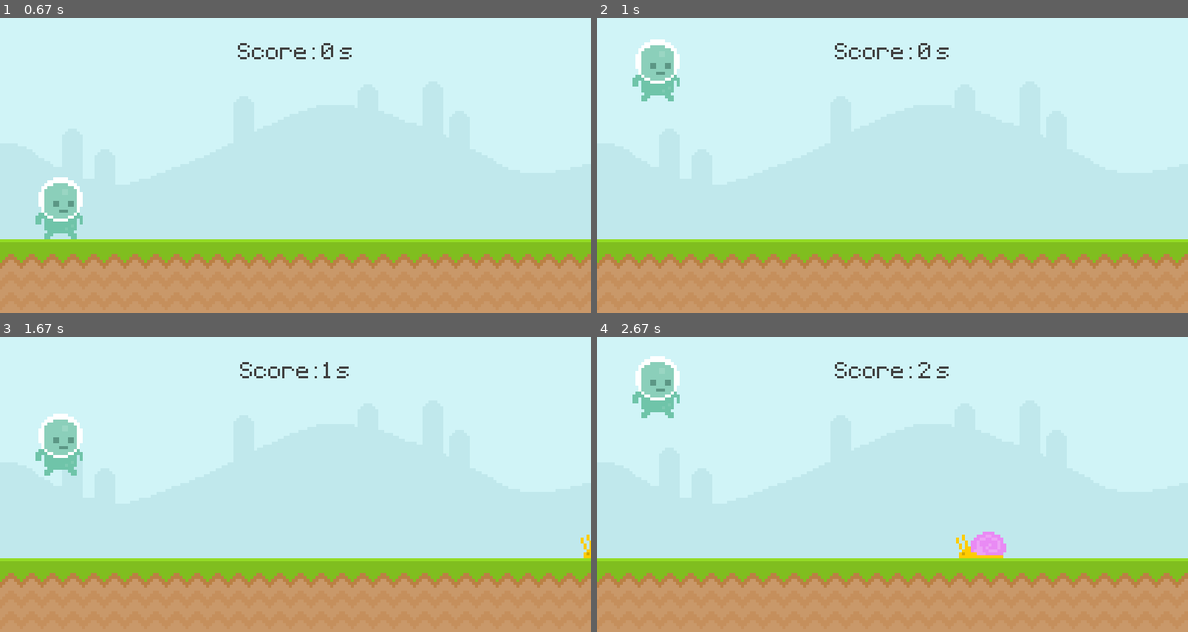
Above: before the commit, frames 1-4 (two rows, left to right).
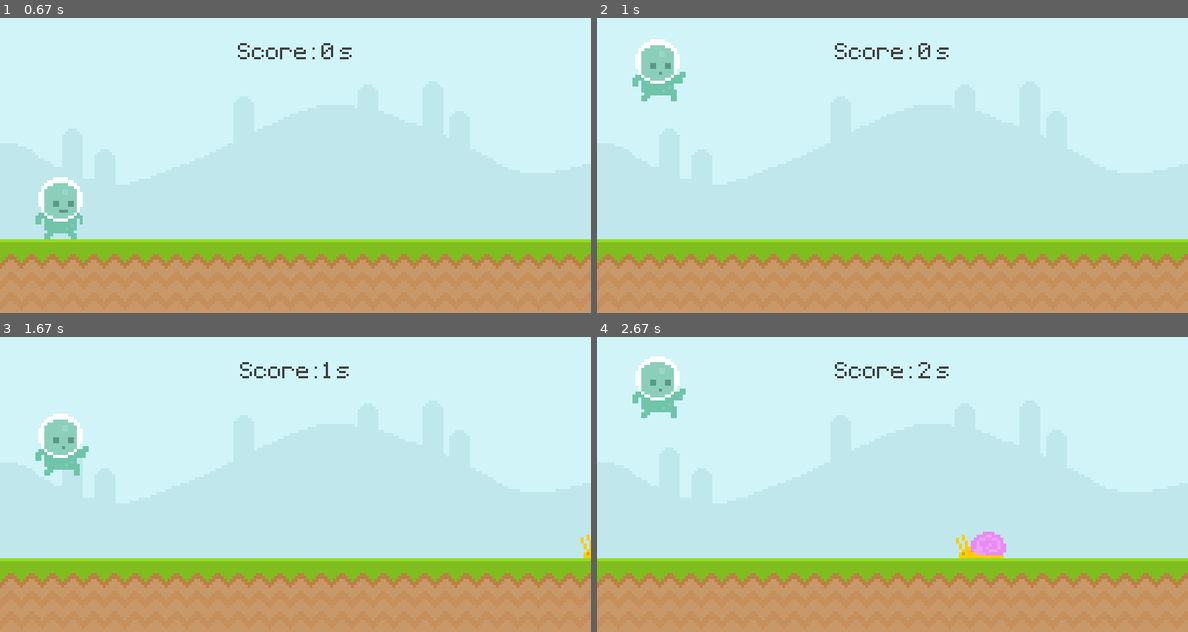
Above: after the commit, the same moments.

Repository: bstew794/PyGame_Tutorial
Game: pygame game, started from Runner.py
Same seed, same stepped clock (60 frames per second), same inputs: the game is played once before the commit and once after it.
Inputs (mouse positions are in pixels of both pictures, inside the frame that each line leads up to):
- Up to frame 1 (0.67 s): tap Space at 0.33 s
- Up to frame 2 (1 s): click (656, 206) at 0.72 s
- Up to frame 3 (1.67 s): click (59, 525) at 1.55 s
- Up to frame 4 (2.67 s): tap Space at 2.33 s

Frame 1 is identical in both runs. In frame 2, 0.1% of the frame differs, in the area x 10-15%, y 18-29%; in frame 3, 0.1%; in frame 4, 0.1%.

Commit message:
Added player animations

Diff:
--- a/Runner.py
+++ b/Runner.py
@@ -47,11 +47,29 @@
 
 # This function checks for collision between the player and obstacles
 def chec_for_coll(play, obst_list):
+    # if the obstacle list is not empty then check if the player collided with any of them
     if obst_list:
         for obst_rect in obst_list:
             if play.colliderect(obst_rect):
                 return False
     return True
+
+
+# This function animates the player
+def play_anim():
+    global play_surf, play_walk_indx
+
+    # Display jumping animation if player is off the floor
+    if play_rect.bottom < 300:
+        play_surf = play_jump
+    # Display walking animation if player is on the floor
+    else:
+        play_walk_indx += 0.1
+
+        if play_walk_indx >= len(play_walks):
+            play_walk_indx = 0
+
+        play_surf = play_walks[int(play_walk_indx)]
 
 
 # Initialize the pygame system to allow me to run and display the game
@@ -74,11 +92,19 @@
 grnd_surf = pygame.image.load('Graphics/Enviroment/ground.png').convert_alpha()
 snal_surf = pygame.image.load('Graphics/Enemies/Snail/snail1.png').convert_alpha()
 fly_surf = pygame.image.load('Graphics/Enemies/Fly/fly1.png').convert_alpha()
-play_surf = pygame.image.load('Graphics/Player/walk1.png').convert_alpha()
+play_walk_1 = pygame.image.load('Graphics/Player/walk1.png').convert_alpha()
+play_walk_2 = pygame.image.load('Graphics/Player/walk2.png').convert_alpha()
+play_jump = pygame.image.load('Graphics/Player/jump.png').convert_alpha()
 play_stan = pygame.image.load('Graphics/Player/stand.png').convert_alpha()
 play_stan = pygame.transform.rotozoom(play_stan, 0, 2)
 game_name = pixe_font.render('Pixel Runner', False, (111, 196, 169))
 game_mess = pixe_font.render('Press space to run', False, (111, 196, 169))
+
+# Define player attributes
+play_grav = 0
+play_walks = [play_walk_1, play_walk_2]
+play_walk_indx = 0
+play_surf = play_walks[play_walk_indx]
 
 # Define a rectangle hitbox for the player, and menu items
 play_rect = play_surf.get_rect(midbottom = (80, 300))
@@ -89,12 +115,10 @@
 # Define obstacles list
 obst_rects = []
 
-# Define player attributes
-play_grav = 0
-
 # Define timer variables
 obst_tmer = pygame.USEREVENT + 1
 pygame.time.set_timer(obst_tmer, 1400)
+
 
 # Main game loop
 while True:
@@ -136,6 +160,7 @@
                     obst_rects = []
                     play_rect.bottom = 300
                     play_grav = 0
+                    play_walk_indx = 0
                     star_time = pygame.time.get_ticks()
 
 
@@ -159,7 +184,10 @@
         # Add ground collision
         if play_rect.bottom >= 300:
             play_rect.bottom = 300
-            play_grav = 0 # original tutorial did not reset the gravity
+            play_grav = 0 # original tutorial did not reset the gravity when touching the ground
+
+        # Determine player surface to use
+        play_anim()
 
         # Display the player on the screen surface
         screen.blit(play_surf, play_rect)
